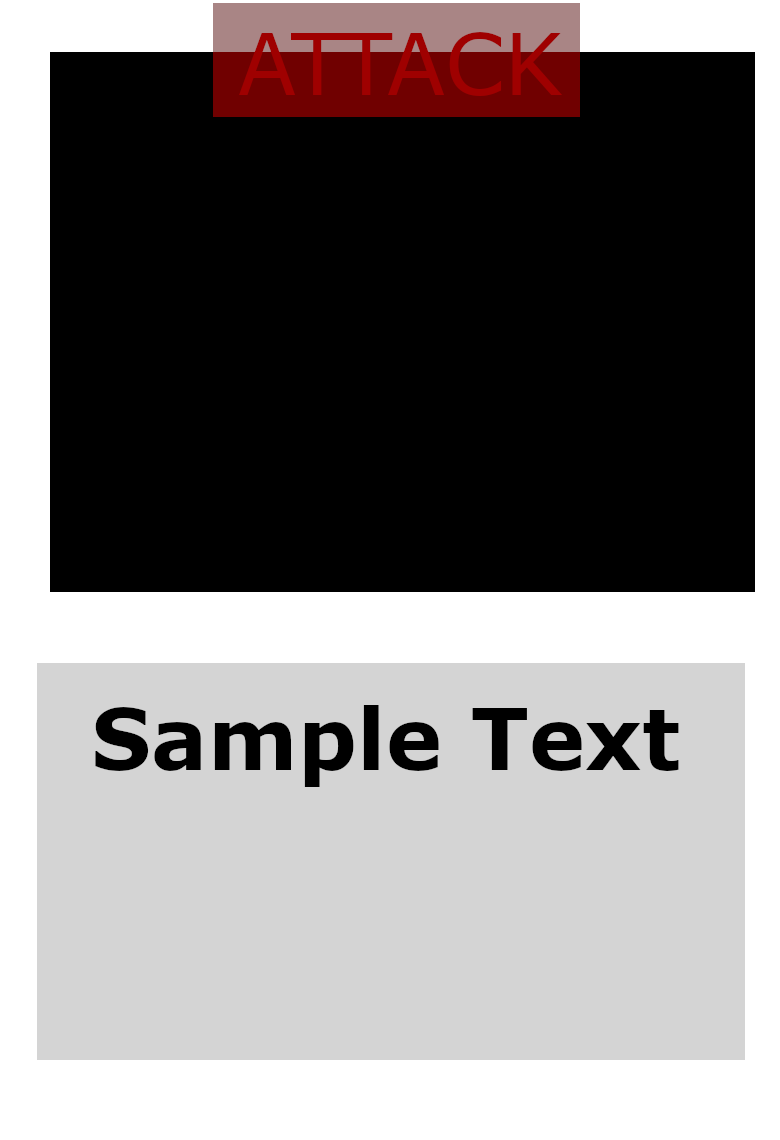
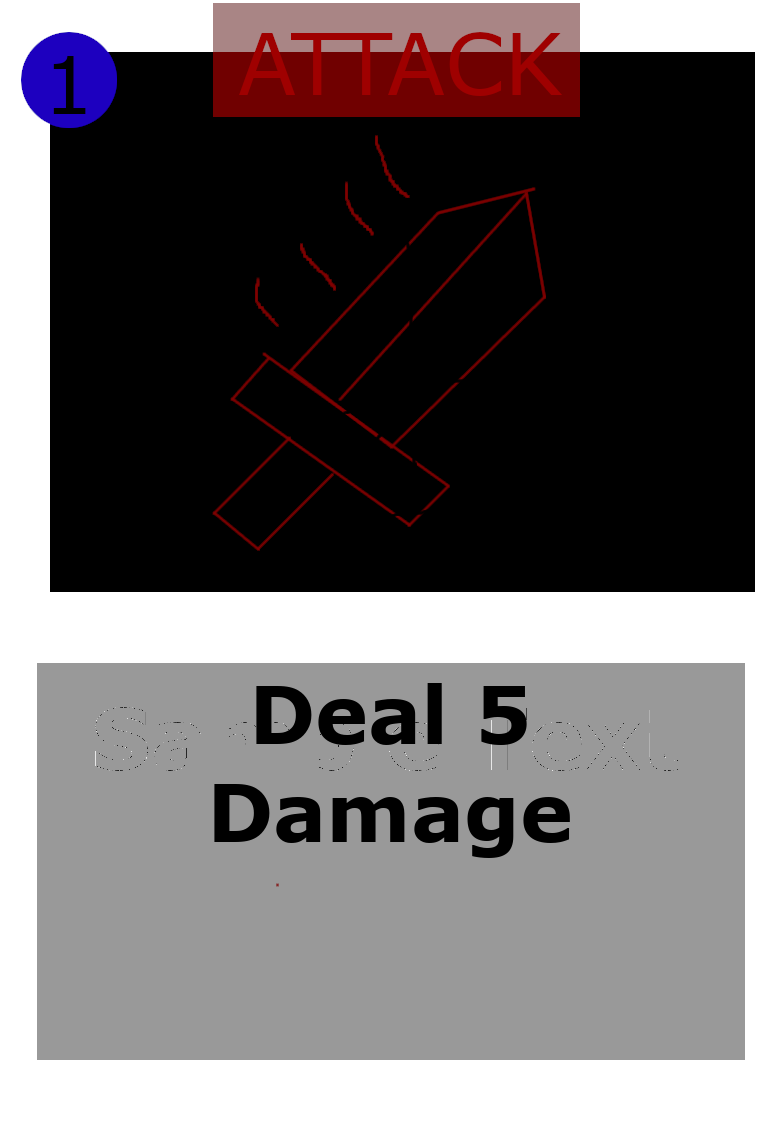
Revision of a layered 780px x 1140px image; what changed, layer by layer:
added layer "AttackImage" above "1" over <box>212,135,546,887</box>
added layer "1" above "Deal 5 ..." over <box>53,56,86,114</box>
added layer "Deal 5 ..." above "Background" over <box>214,683,570,858</box>
painted on "Background" over <box>21,32,745,1060</box>
